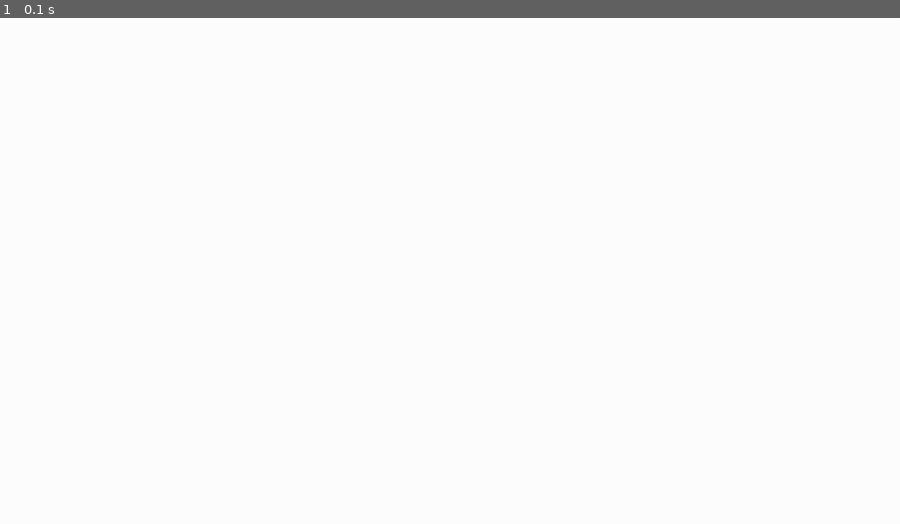
Above: before the commit, frame 1.
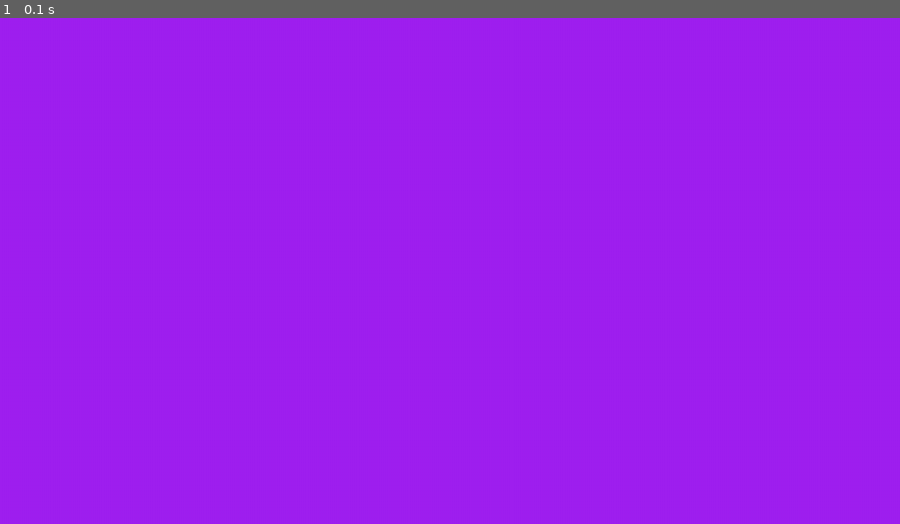
Above: after the commit, the same moment.

Repository: anatolyev/PG15
Game: pygame game, started from 1219_PyGame5/main.py
Two runs of this game, one before a commit and one after it. Both use one fixed random seed, a clock stepped at 60 frames per second and the inputs below.
Inputs:
- Up to frame 1 (0.1 s): no input

The runs differ from the first frame. In frame 1, 100% of the frame differs, in the area x 0-100%, y 0-100%.

Commit message:
Прозрачная сова

Diff:
--- a/1219_PyGame5/main.py
+++ b/1219_PyGame5/main.py
@@ -3,12 +3,20 @@
 import sys
 import pygame
 
-def load_image(name):
+def load_image(name, colorkey=None):
     fullname = os.path.join('images', name)
     if not os.path.isfile(fullname):
         print(f'Файл с изображением "{fullname}" не найден')
         sys.exit()
+
     image = pygame.image.load(fullname)
+    if colorkey is not None:
+        image = image.convert()  # оптимизирует формат изображения и ускоряет отрисовку
+        if colorkey == -1:
+            colorkey = image.get_at((0, 0))
+        image.set_colorkey(colorkey)
+    else:
+        image = image.convert_alpha()  # спользуется для добавления прозрачности к изображению
     return image
 
 def main():
@@ -17,8 +25,8 @@
     screen = pygame.display.set_mode((1280, 720))
     clock = pygame.time.Clock()
     # fill the screen with a color to wipe away anything from last frame
-    screen.fill("white")
-    image = load_image('bomb.png')
+    screen.fill("purple")
+    image = load_image('owls.png', -1)
     running = True
 
     while running:
